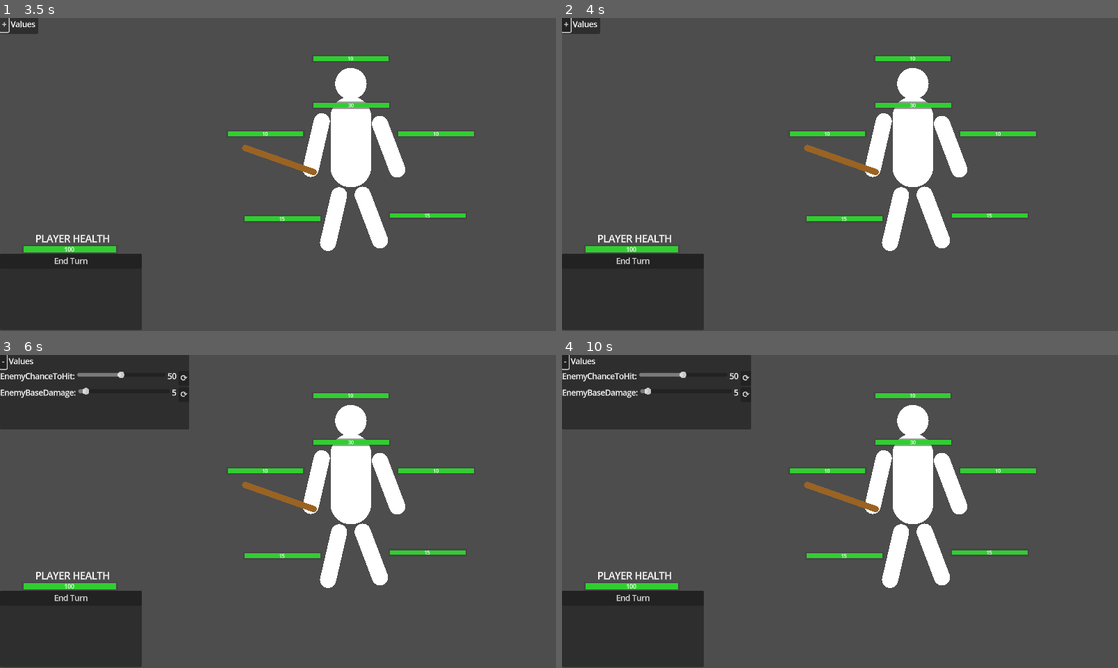
Above: before the commit, frames 1-4 (two rows, left to right).
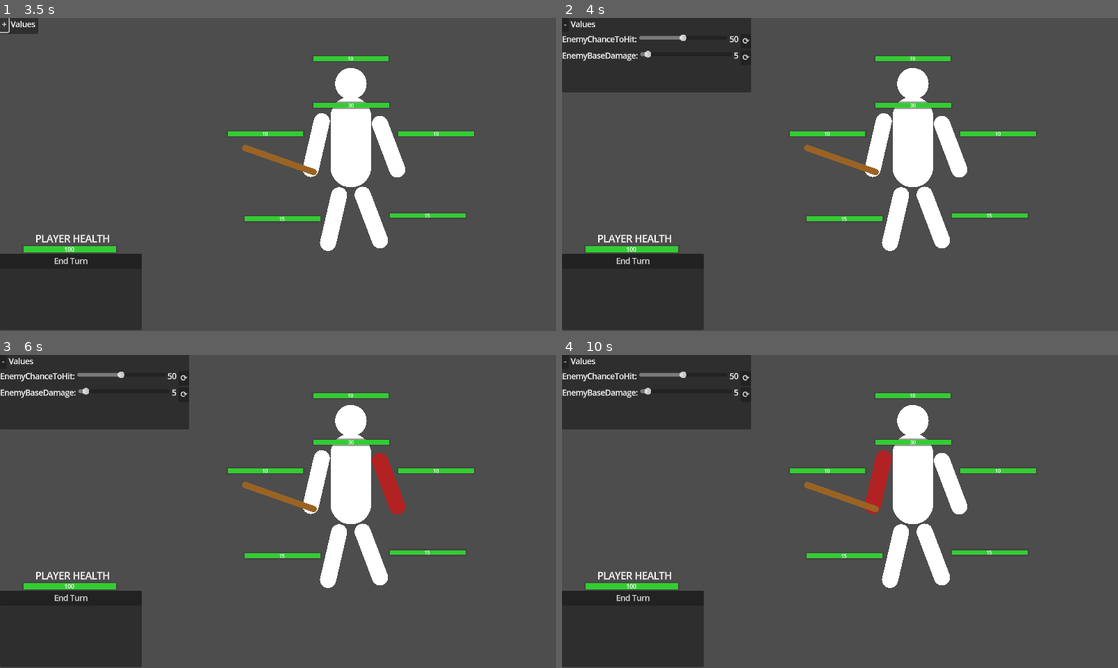
Above: after the commit, the same moments.

Repository: hpi-swa-lab/godot-pronto
Game: Godot game, scene res://prototypes/i5w1-modular-enemies/i5w1-modular-enemies.tscn
Same seed, same stepped clock (60 frames per second), same inputs: the game is played once before the commit and once after it. The project has no main scene, so this scene is started directly.
Inputs (mouse positions are in pixels of both pictures, inside the frame that each line leads up to):
- Up to frame 1 (3.5 s): click "End Turn" at 0.5 s; click "−" at 1.25 s; click "+" at 2 s; click "-" at 2.75 s
- Up to frame 2 (4 s): tap Enter (ui_accept) at 3.5, 3.77 s; move the mouse to (962, 158) at 3.52 s; hold Right (ui_right) from 3.53 s (still down); tap J at 3.6 s; click (962, 158) at 3.67 s
- Up to frame 3 (6 s): release Right (ui_right) at 4.25 s; click (183, 376) at 4.25 s, where only the run after the commit has a clickable "⟳"; click (183, 395) at 5 s, where only the run after the commit has a clickable "⟳"; tap Enter (ui_accept) at 5.75 s; drag from (166, 527) to (250, 574) at 5.77 s
- Up to frame 4 (10 s): tap Enter (ui_accept) at 6.5, 7.25, 8, 8.27, 8.75 s; move the mouse to (895, 442) at 6.52 s; hold Right (ui_right) 6.53-7.25 s; tap I at 6.6 s; drag from (812, 574) to (673, 464) at 7.27 s; move the mouse to (1006, 558) at 8.02 s; hold Left (ui_left) 8.03-8.75 s; tap E at 8.1 s; drag from (673, 464) to (756, 433) at 8.77 s; move the mouse to (867, 511) at 9.52 s; hold Down (ui_down) from 9.53 s (still down); tap Keypad Enter at 9.6 s; click (867, 511) at 9.67 s

Frame 1 is identical in both runs. In frame 2, 7.7% of the frame differs, in the area x 0-34%, y 0-24%; in frame 3, 0.6%; in frame 4, 0.5%.

Commit message:
Add target selection

Diff:
--- a/prototypes/i5w1-modular-enemies/i5w1-modular-enemies.tscn
+++ b/prototypes/i5w1-modular-enemies/i5w1-modular-enemies.tscn
@@ -75,6 +75,176 @@
 expression = SubResource("Resource_72mqv")
 deferred = false
 enabled = true
+
+[sub_resource type="GDScript" id="GDScript_37qhu"]
+script/source = "extends Button
+
+
+# Called when the node enters the scene tree for the first time.
+func _ready():
+	self.pressed.connect(_emit_pressed)
+
+var target_name = \"Head\"
+
+func _emit_pressed():
+	if G.at(\"Target\") != target_name:
+		for child in get_parent().get_parent().get_children():
+				(child as PlaceholderShape).color = Color.WHITE
+
+		G.put(\"Target\", target_name)
+		get_parent().color = Color.FIREBRICK
+		print(target_name + \" selected\")
+	else:
+		G.put(\"Target\", \"None\")
+		get_parent().color = Color.WHITE
+		print(target_name + \" deselected\")
+
+
+
+# Called every frame. 'delta' is the elapsed time since the previous frame.
+func _process(delta):
+	pass
+"
+
+[sub_resource type="GDScript" id="GDScript_nrspf"]
+script/source = "extends Button
+
+
+# Called when the node enters the scene tree for the first time.
+func _ready():
+	self.pressed.connect(_emit_pressed)
+
+var target_name = \"Torso\"
+
+func _emit_pressed():
+	if G.at(\"Target\") != target_name:
+		for child in get_parent().get_parent().get_children():
+				(child as PlaceholderShape).color = Color.WHITE
+
+		G.put(\"Target\", target_name)
+		get_parent().color = Color.FIREBRICK
+		print(target_name + \" selected\")
+	else:
+		G.put(\"Target\", \"None\")
+		get_parent().color = Color.WHITE
+		print(target_name + \" deselected\")
+
+
+# Called every frame. 'delta' is the elapsed time since the previous frame.
+func _process(delta):
+	pass
+"
+
+[sub_resource type="GDScript" id="GDScript_3cywh"]
+script/source = "extends Button
+
+
+# Called when the node enters the scene tree for the first time.
+func _ready():
+	self.pressed.connect(_emit_pressed)
+
+var target_name = \"Arm_Left\"
+
+func _emit_pressed():
+	if G.at(\"Target\") != target_name:
+		for child in get_parent().get_parent().get_children():
+				(child as PlaceholderShape).color = Color.WHITE
+
+		G.put(\"Target\", target_name)
+		get_parent().color = Color.FIREBRICK
+		print(target_name + \" selected\")
+	else:
+		G.put(\"Target\", \"None\")
+		get_parent().color = Color.WHITE
+		print(target_name + \" deselected\")
+
+# Called every frame. 'delta' is the elapsed time since the previous frame.
+func _process(delta):
+	pass
+"
+
+[sub_resource type="GDScript" id="GDScript_uls4b"]
+script/source = "extends Button
+
+
+# Called when the node enters the scene tree for the first time.
+func _ready():
+	self.pressed.connect(_emit_pressed)
+
+var target_name = \"Arm_Right\"
+
+func _emit_pressed():
+	if G.at(\"Target\") != target_name:
+		for child in get_parent().get_parent().get_children():
+				(child as PlaceholderShape).color = Color.WHITE
+
+		G.put(\"Target\", target_name)
+		get_parent().color = Color.FIREBRICK
+		print(target_name + \" selected\")
+	else:
+		G.put(\"Target\", \"None\")
+		get_parent().color = Color.WHITE
+		print(target_name + \" deselected\")
+
+# Called every frame. 'delta' is the elapsed time since the previous frame.
+func _process(delta):
+	pass
+"
+
+[sub_resource type="GDScript" id="GDScript_1c2oq"]
+script/source = "extends Button
+
+
+# Called when the node enters the scene tree for the first time.
+func _ready():
+	self.pressed.connect(_emit_pressed)
+
+var target_name = \"Leg_Left\"
+
+func _emit_pressed():
+	if G.at(\"Target\") != target_name:
+		for child in get_parent().get_parent().get_children():
+				(child as PlaceholderShape).color = Color.WHITE
+
+		G.put(\"Target\", target_name)
+		get_parent().color = Color.FIREBRICK
+		print(target_name + \" selected\")
+	else:
+		G.put(\"Target\", \"None\")
+		get_parent().color = Color.WHITE
+		print(target_name + \" deselected\")
+
+# Called every frame. 'delta' is the elapsed time since the previous frame.
+func _process(delta):
+	pass
+"
+
+[sub_resource type="GDScript" id="GDScript_nvc8g"]
+script/source = "extends Button
+
+
+# Called when the node enters the scene tree for the first time.
+func _ready():
+	self.pressed.connect(_emit_pressed)
+
+var target_name = \"Leg_Right\"
+
+func _emit_pressed():
+	if G.at(\"Target\") != target_name:
+		for child in get_parent().get_parent().get_children():
+				(child as PlaceholderShape).color = Color.WHITE
+
+		G.put(\"Target\", target_name)
+		get_parent().color = Color.FIREBRICK
+		print(target_name + \" selected\")
+	else:
+		G.put(\"Target\", \"None\")
+		get_parent().color = Color.WHITE
+		print(target_name + \" deselected\")
+# Called every frame. 'delta' is the elapsed time since the previous frame.
+func _process(delta):
+	pass
+"
 
 [sub_resource type="GDScript" id="GDScript_gcl24"]
 script/source = "@tool
@@ -748,6 +918,14 @@
 progress_colors = PackedColorArray(1, 0, 0, 1, 1, 0, 0, 1, 1, 1, 0, 1, 1, 1, 0, 1, 1, 1, 0, 1, 0.196078, 0.803922, 0.196078, 1, 0.196078, 0.803922, 0.196078, 1, 0.196078, 0.803922, 0.196078, 1, 0.196078, 0.803922, 0.196078, 1, 0.196078, 0.803922, 0.196078, 1)
 metadata/pronto_connections = [SubResource("Resource_0s3tt"), SubResource("Resource_s5ikj")]
 
+[node name="Button" type="Button" parent="enemy/head"]
+modulate = Color(1, 1, 1, 0)
+offset_left = -10.0
+offset_top = -10.0
+offset_right = 10.0
+offset_bottom = 9.0
+script = SubResource("GDScript_37qhu")
+
 [node name="torso" type="Node2D" parent="enemy"]
 position = Vector2(0, 14)
 script = ExtResource("1_ui1dh")
@@ -761,6 +939,15 @@
 current = 30
 max = 30
 progress_colors = PackedColorArray(1, 0, 0, 1, 1, 0, 0, 1, 1, 1, 0, 1, 1, 1, 0, 1, 1, 1, 0, 1, 0.196078, 0.803922, 0.196078, 1, 0.196078, 0.803922, 0.196078, 1, 0.196078, 0.803922, 0.196078, 1, 0.196078, 0.803922, 0.196078, 1, 0.196078, 0.803922, 0.196078, 1)
+
+[node name="Button" type="Button" parent="enemy/torso"]
+modulate = Color(1, 1, 1, 0)
+self_modulate = Color(1, 1, 1, 0)
+offset_left = -13.0
+offset_top = -28.0
+offset_right = 13.0
+offset_bottom = 29.0
+script = SubResource("GDScript_nrspf")
 
 [node name="arm_left" type="Node2D" parent="enemy"]
 position = Vector2(-22, 16)
@@ -787,6 +974,14 @@
 capsule_height = 50.0804
 capsule_radius = 2.0
 
+[node name="Button" type="Button" parent="enemy/arm_left"]
+modulate = Color(1, 1, 1, 0)
+offset_left = -5.0
+offset_top = -21.0
+offset_right = 5.0
+offset_bottom = 21.0
+script = SubResource("GDScript_3cywh")
+
 [node name="arm_right" type="Node2D" parent="enemy"]
 position = Vector2(24, 17)
 rotation = -0.362796
@@ -803,6 +998,14 @@
 max = 10
 progress_colors = PackedColorArray(1, 0, 0, 1, 1, 0, 0, 1, 1, 1, 0, 1, 1, 1, 0, 1, 1, 1, 0, 1, 0.196078, 0.803922, 0.196078, 1, 0.196078, 0.803922, 0.196078, 1, 0.196078, 0.803922, 0.196078, 1, 0.196078, 0.803922, 0.196078, 1, 0.196078, 0.803922, 0.196078, 1)
 
+[node name="Button" type="Button" parent="enemy/arm_right"]
+modulate = Color(1, 1, 1, 0)
+offset_left = -5.0
+offset_top = -21.0
+offset_right = 5.0
+offset_bottom = 21.0
+script = SubResource("GDScript_uls4b")
+
 [node name="leg_left" type="Node2D" parent="enemy"]
 position = Vector2(-11, 63)
 rotation = 0.227
@@ -819,6 +1022,14 @@
 max = 15
 progress_colors = PackedColorArray(1, 0, 0, 1, 1, 0, 0, 1, 1, 1, 0, 1, 1, 1, 0, 1, 1, 1, 0, 1, 0.196078, 0.803922, 0.196078, 1, 0.196078, 0.803922, 0.196078, 1, 0.196078, 0.803922, 0.196078, 1, 0.196078, 0.803922, 0.196078, 1, 0.196078, 0.803922, 0.196078, 1)
 
+[node name="Button" type="Button" parent="enemy/leg_left"]
+modulate = Color(1, 1, 1, 0)
+offset_left = -5.0
+offset_top = -21.0
+offset_right = 5.0
+offset_bottom = 21.0
+script = SubResource("GDScript_1c2oq")
+
 [node name="leg_right" type="Node2D" parent="enemy"]
 position = Vector2(13, 62)
 rotation = -0.362796
@@ -835,60 +1046,68 @@
 max = 15
 progress_colors = PackedColorArray(1, 0, 0, 1, 1, 0, 0, 1, 1, 1, 0, 1, 1, 1, 0, 1, 1, 1, 0, 1, 0.196078, 0.803922, 0.196078, 1, 0.196078, 0.803922, 0.196078, 1, 0.196078, 0.803922, 0.196078, 1, 0.196078, 0.803922, 0.196078, 1, 0.196078, 0.803922, 0.196078, 1)
 
+[node name="Button" type="Button" parent="enemy/leg_right"]
+modulate = Color(1, 1, 1, 0)
+offset_left = -5.0
+offset_top = -21.0
+offset_right = 5.0
+offset_bottom = 21.0
+script = SubResource("GDScript_nvc8g")
+
 [node name="STATE" type="Node2D" parent="."]
 position = Vector2(552, -306)
 
 [node name="player_turn" type="Node2D" parent="STATE"]
-position = Vector2(-178, 97)
+position = Vector2(-280, 96)
 script = ExtResource("3_rub11")
 active = true
 metadata/pronto_connections = [SubResource("Resource_vu03w"), SubResource("Resource_odjah")]
 
 [node name="enemy_turn" type="Node2D" parent="STATE"]
-position = Vector2(-132, 97)
+position = Vector2(-122, 94)
 script = ExtResource("3_rub11")
 metadata/pronto_connections = [SubResource("Resource_npar6"), SubResource("Resource_rdfaw"), SubResource("Resource_gbulo")]
 
 [node name="head" type="Node2D" parent="STATE/enemy_turn"]
-position = Vector2(76, -55)
+position = Vector2(75, -137)
 script = ExtResource("3_rub11")
 metadata/pronto_connections = [SubResource("Resource_dxgdp"), SubResource("Resource_5jou4")]
 
 [node name="Code" type="Node2D" parent="STATE/enemy_turn/head"]
-position = Vector2(93, -1.00001)
+position = Vector2(153, -2.00001)
 script = ExtResource("6_2s4u3")
 evaluate = SubResource("Resource_gy78w")
 metadata/pronto_connections = [SubResource("Resource_idsmn")]
 
 [node name="torso" type="Node2D" parent="STATE/enemy_turn"]
-position = Vector2(76, -20)
+position = Vector2(76, -76)
 script = ExtResource("3_rub11")
 metadata/pronto_connections = [SubResource("Resource_qugsu"), SubResource("Resource_nmegl")]
 
 [node name="Code" type="Node2D" parent="STATE/enemy_turn/torso"]
-position = Vector2(95, -3)
+position = Vector2(153, -2)
 script = ExtResource("6_2s4u3")
 evaluate = SubResource("Resource_pww34")
 metadata/pronto_connections = [SubResource("Resource_ghrl2")]
 
 [node name="arms" type="Node2D" parent="STATE/enemy_turn"]
-position = Vector2(76, 13)
+position = Vector2(75, -5)
 script = ExtResource("3_rub11")
 metadata/pronto_connections = [SubResource("Resource_8ejj3"), SubResource("Resource_e2iet")]
 
 [node name="Code" type="Node2D" parent="STATE/enemy_turn/arms"]
-position = Vector2(96, -4)
+position = Vector2(154, -1)
 script = ExtResource("6_2s4u3")
 evaluate = SubResource("Resource_085n2")
 metadata/pronto_connections = [SubResource("Resource_8am7k")]
 
 [node name="legs" type="Node2D" parent="STATE/enemy_turn"]
-position = Vector2(76, 42)
+position = Vector2(76, 64)
 script = ExtResource("3_rub11")
 metadata/pronto_connections = [SubResource("Resource_352tu"), SubResource("Resource_oisih")]
 
 [node name="Code" type="Node2D" parent="STATE/enemy_turn/legs"]
-position = Vector2(96, -2)
+position = Vector2(155, -2)
 script = ExtResource("6_2s4u3")
 evaluate = SubResource("Resource_00dm5")
 metadata/pronto_connections = [SubResource("Resource_2n01c")]
Not shown: 1 places in prototypes/i5w1-modular-enemies/i5w1-modular-enemies.tscn that only renumber resources
